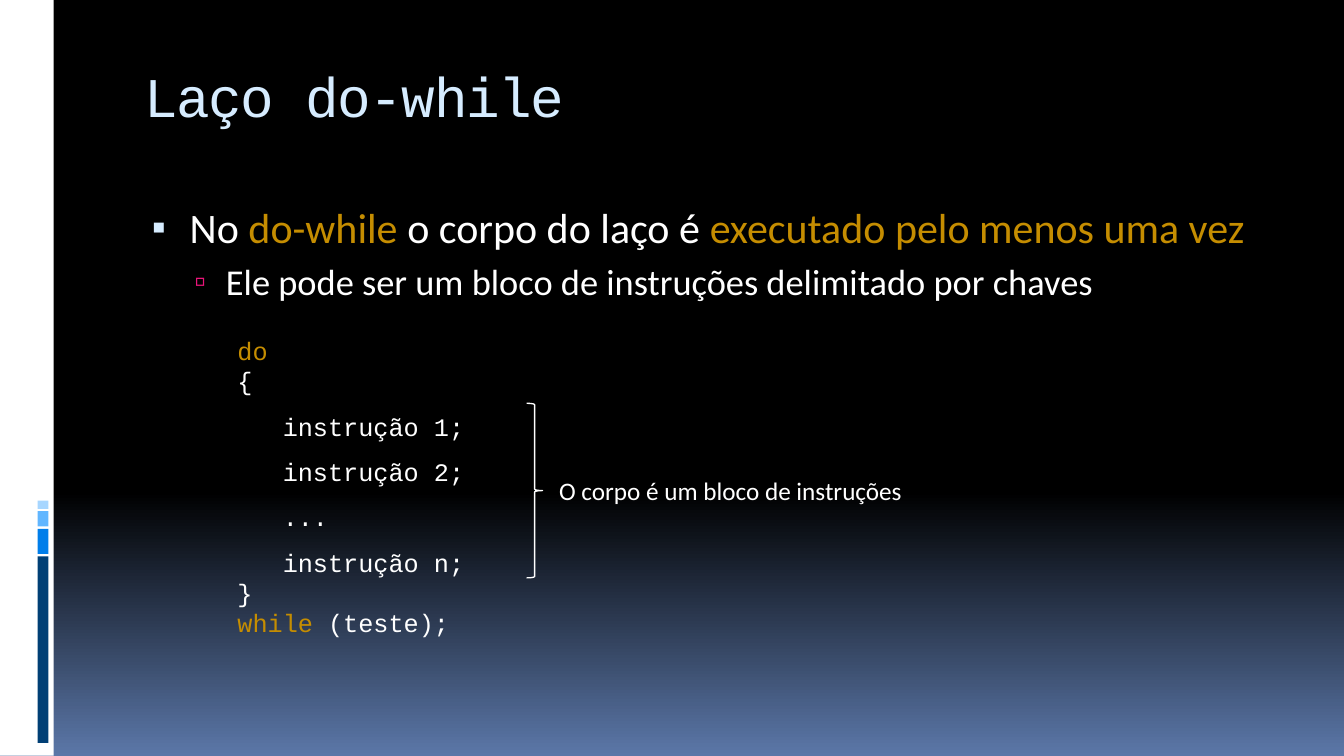
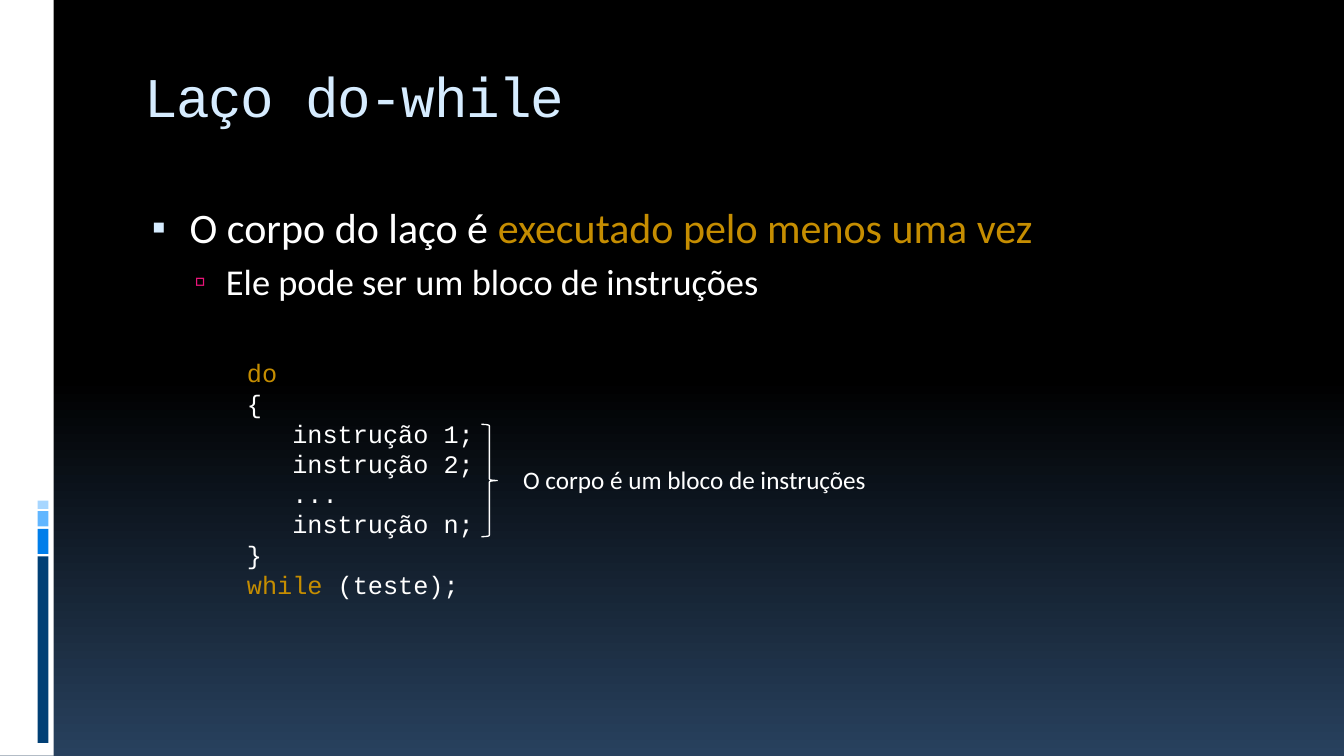
Before and after one commit to JudsonSS/ProgComp, a slide deck: slide 30 of Slides/18. Laços de Repetição While e Do-While.pptx (slide 29 before the commit). Drawn at 1344x756 pixels with LibreOffice and Linux fonts; fonts in the diff are those of the drawing. Boxes give left, top, right and bottom in pixels: in the first picture for what was removed or moved away, otherwise in the second. Text is boxed around its words. In the diff, an @@ line names an element or a change of style, - is before the commit and + after.

```diff
--- a/Slides/18. Laços de Repetição While e Do-While.pptx
+++ b/Slides/18. Laços de Repetição While e Do-While.pptx
@@ background gradient #000000 to #5B77A8 to gradient #000000 to #28415E @@
@@ text at (190,214,1033,301): text changed; size 26 to 30 pt @@
-▪ No do-while o corpo do laço é executado pelo menos uma vez
-  ▫ Ele pode ser um bloco de instruções delimitado por chaves
+▪ O corpo do laço é executado pelo menos uma vez
+  ▫ Ele pode ser um bloco de instruções
@@ text "do": place and size @@
-text "do" at (237,342,464,638)
+text "do" at (247,364,474,600)
@@ text at (292,424,474,539): line spacing 1.5 to 1 @@
@@ right brace: place and size @@
-right brace at (527,403,543,578)
+right brace at (482,424,498,537)
@@ text "O corpo é um bloco ...": place and size @@
-text "O corpo é um bloco ..." at (559,482,901,505)
+text "O corpo é um bloco ..." at (523,471,865,494)
```
Also in this commit, not shown: 31 other slides changed, 3 slides added, 2 slides removed, 7 other files.
